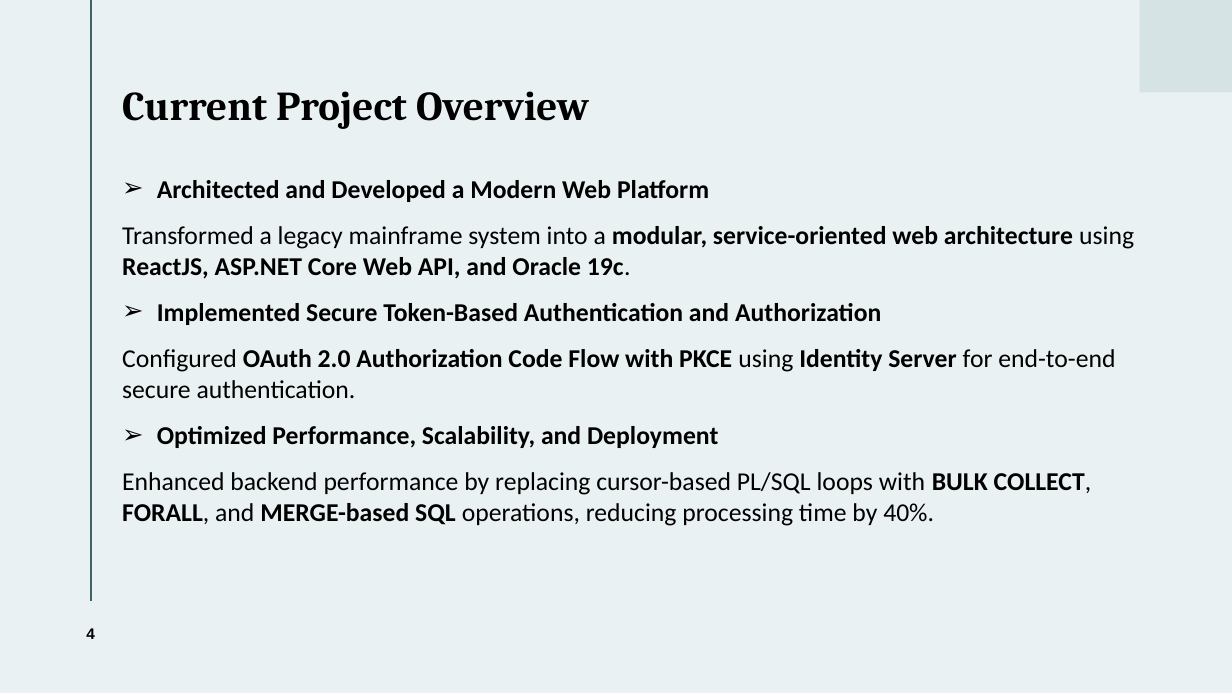
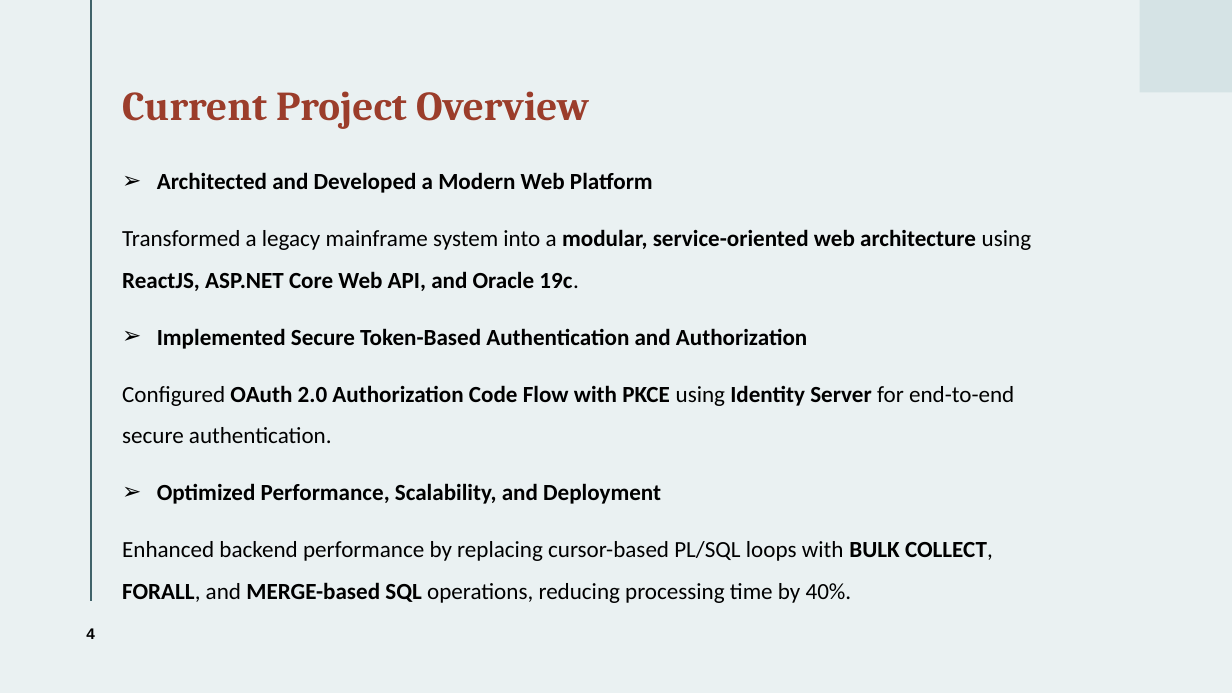
Before and after one commit to ChittaniSwathiTamuc/sel-react-webapp, a slide deck: slide 4 of SEL Presentation.pptx. Drawn at 1232x693 pixels with LibreOffice and Linux fonts; fonts in the diff are those of the drawing. Boxes give left, top, right and bottom in pixels: in the first picture for what was removed or moved away, otherwise in the second. Text is boxed around its words. In the diff, an @@ line names an element or a change of style, - is before the commit and + after.

```diff
--- a/SEL Presentation.pptx
+++ b/SEL Presentation.pptx
@@ title "Current Project Overview" at [122,91,589,129]: text colour #000000 to #9B3D2B @@
@@ text "Architected and Developed a Modern ...": place and size @@
-text "Architected and Developed a Modern ..." at [122,180,1134,526]
+text "Architected and Developed a Modern ..." at [122,172,1031,603]
@@ text "Architected and Developed a Modern ..." at [122,172,1031,603]: size 20 to 18 pt; line spacing 1 to 1.5 @@
```
Also in this commit, not shown: 5 other slides changed, 2 slides removed.
